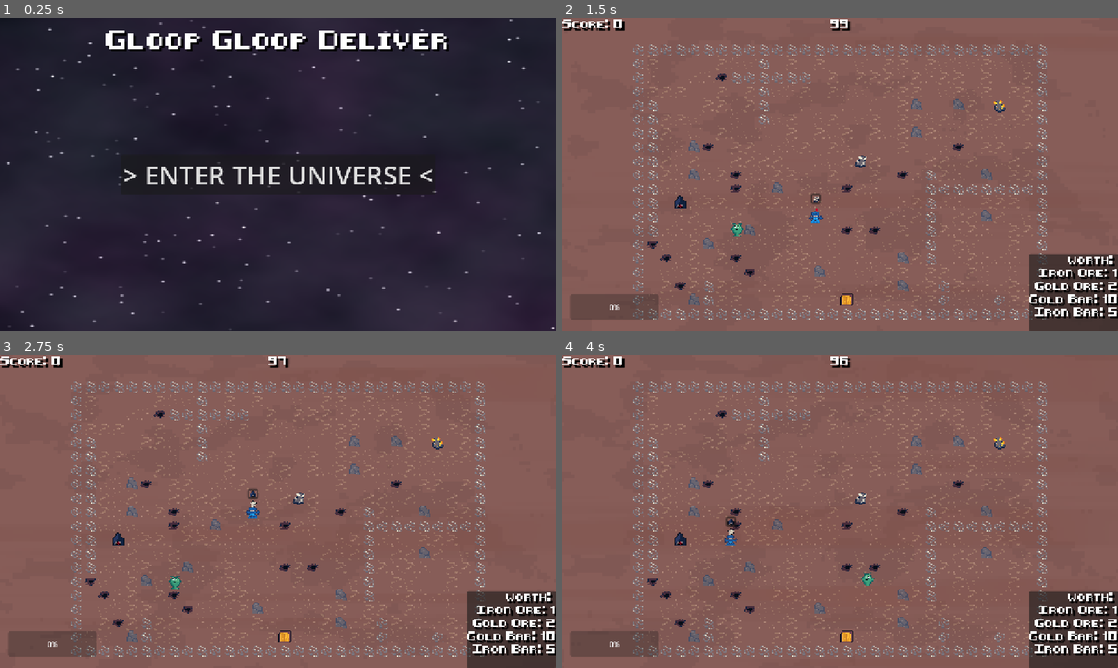
Above: before the commit, frames 1-4 (two rows, left to right).
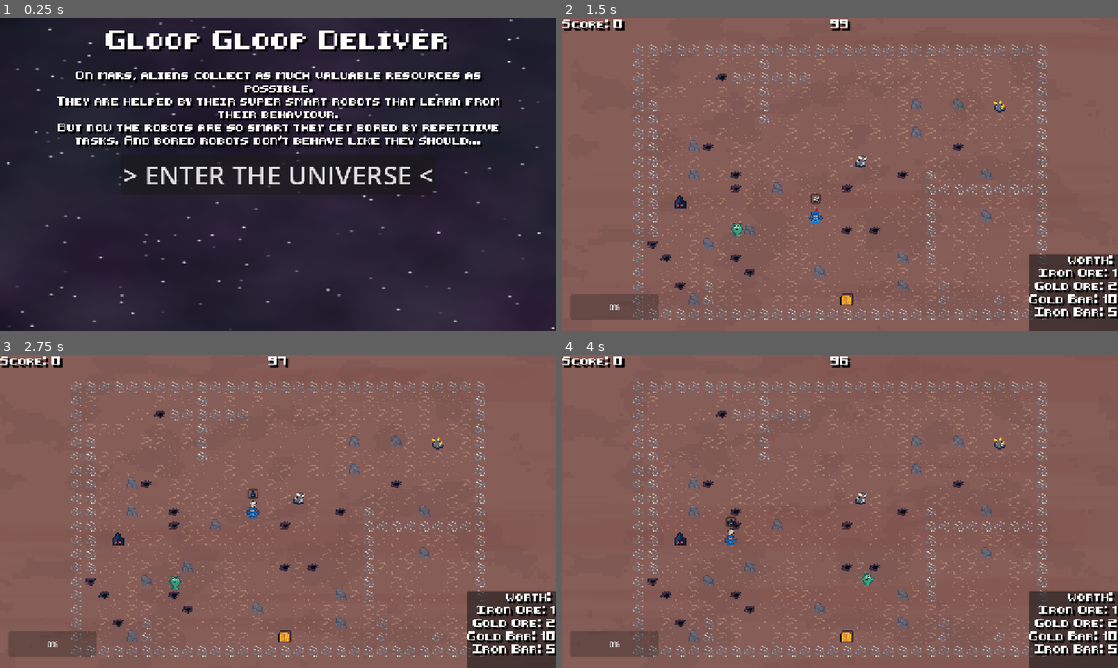
Above: after the commit, the same moments.

Repository: GameAISchool2026members/GloopGloopDelivery
Game: Godot game, scene res://menu/menu.tscn
The game is run twice, just before and just after one commit, with the same random seed, the same clock (stepped at 60 frames per second) and the same inputs.
Inputs (mouse positions are in pixels of both pictures, inside the frame that each line leads up to):
- Up to frame 1 (0.25 s): no input
- Up to frame 2 (1.5 s): click "> ENTER THE UNIVERSE <" at 0.5 s; move the mouse to (962, 158) at 1.27 s; hold D (right) from 1.28 s (still down); tap Space (interact) at 1.35 s; click (962, 158) at 1.42 s
- Up to frame 3 (2.75 s): move the mouse to (166, 527) at 2.02 s; release D (right) at 2.03 s; hold S (down) from 2.03 s (still down); tap Space (interact) at 2.1 s
- Up to frame 4 (4 s): move the mouse to (895, 442) at 2.77 s; release S (down) at 2.78 s; hold D (right) 2.78-3.53 s; tap Space (interact) at 2.85, 3.6 s; move the mouse to (812, 574) at 3.52 s; hold W (up) from 3.53 s (still down); click (812, 574) at 3.67 s

The runs differ from the first frame. In frame 1, 6.4% of the frame differs, in the area x 10-91%, y 17-42%; in frame 2, less than 0.1%; in frame 3, less than 0.1%; in frame 4, less than 0.1%.

Commit message:
added intro

Diff:
--- a/menu/menu.tscn
+++ b/menu/menu.tscn
@@ -17,6 +17,12 @@
 [sub_resource type="LabelSettings" id="LabelSettings_jc4t8"]
 font = ExtResource("1_j0t7f")
 font_size = 36
+shadow_size = 2
+shadow_color = Color(0, 0, 0, 1)
+shadow_offset = Vector2(5, 5)
+
+[sub_resource type="LabelSettings" id="LabelSettings_pbjm4"]
+font = ExtResource("1_j0t7f")
 shadow_size = 2
 shadow_color = Color(0, 0, 0, 1)
 shadow_offset = Vector2(5, 5)
@@ -62,6 +68,24 @@
 label_settings = SubResource("LabelSettings_jc4t8")
 horizontal_alignment = 1
 
+[node name="Title2" type="Label" parent="CanvasLayer/GUI" unique_id=779424683]
+layout_mode = 1
+anchors_preset = 5
+anchor_left = 0.5
+anchor_right = 0.5
+offset_left = -550.0
+offset_top = 118.0
+offset_right = 554.0
+offset_bottom = 297.0
+grow_horizontal = 2
+theme_override_font_sizes/font_size = 10
+text = "On mars, aliens collect as much valuable resources as possible.
+They are helped by their super smart robots that learn from their behaviour.
+But now the robots are so smart they get bored by repetitive tasks. And bored robots don't behave like they should..."
+label_settings = SubResource("LabelSettings_pbjm4")
+horizontal_alignment = 1
+autowrap_mode = 3
+
 [node name="HBoxContainer" type="HBoxContainer" parent="CanvasLayer/GUI" unique_id=97379704]
 layout_mode = 1
 anchors_preset = 8
